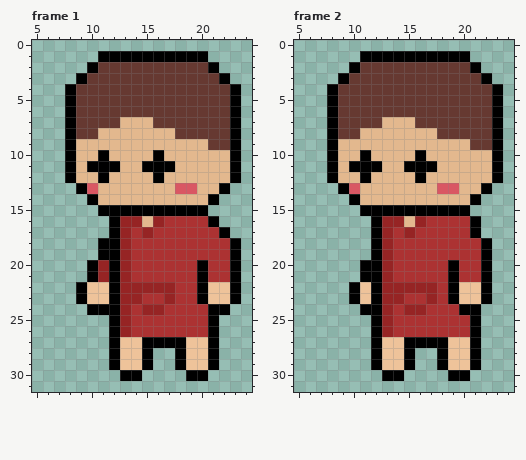
Pixel-art file, stored at Assets/Sprite/Minigames/MiniGame2/NPC/NPCDrunk2/NPCDrunk2Move.aseprite. The picture above was drawn from the file before the commit.
32x32 pixels, 2 frames. Shown: frame 1: x 5..24, y 0..31; frame 2: x 5..24, y 0..31. The commit also changed other frames, which this record leaves out.
After the commit:
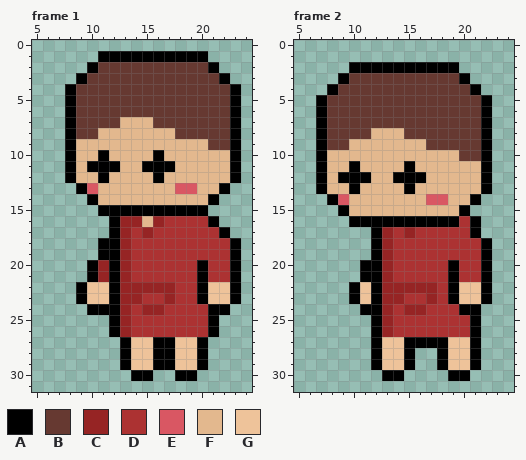
Palette (. is transparent): A #000000  B #663931  C #962424  D #ac3232  E #d95763  F #e3b88e  G #eec39a
From old to new:
--- frame 1
@@ x 10..23 @@
 26 ..ACDDDDDDDA..
-27 ..AGGAAAAGGA..
-28 ..AGGA..AGGA..
-29 ..AGGA..AGGA..
-30 ...AA....AA...
+27 ...AGGAAGGA...
+28 ...AGGAAGGA...
+29 ...AGGAAGGA...
+30 ....AA..AA....
 31 ..............
--- frame 2
@@ x 5..24 @@
  0 ....................
- 1 ......AAAAAAAAAA....
- 2 .....ABBBBBBBBBBA...
- 3 ....ABBBBBBBBBBBBA..
- 4 ...ABBBBBBBBBBBBBBA.
- 5 ...ABBBBBBBBBBBBBBA.
- 6 ...ABBBBBBBBBBBBBBA.
- 7 ...ABBBBFFFBBBBBBBA.
- 8 ...ABBFFFFFFFBBBBBA.
- 9 ...AFFFFFFFFFFFFBBA.
-10 ...AFFAFFFFAFFFFFFA.
-11 ...AFAAAFFAAAFFFFFA.
-12 ...AFFAFFFFAFFFFFFA.
-13 ....AEFFFFFFFEEFFA..
-14 .....AFFFFFFFFFFA...
-15 ......AAAAAAAAAA....
-16 .......ACCFCDDDDA...
+ 1 ....................
+ 2 .....AAAAAAAAAA.....
+ 3 ....ABBBBBBBBBBA....
+ 4 ...ABBBBBBBBBBBBA...
+ 5 ..ABBBBBBBBBBBBBBA..
+ 6 ..ABBBBBBBBBBBBBBA..
+ 7 ..ABBBBBBBBBBBBBBA..
+ 8 ..ABBBBFFFBBBBBBBA..
+ 9 ..ABBFFFFFFFBBBBBA..
+10 ..AFFFFFFFFFFFFBBA..
+11 ..AFFAFFFFAFFFFFFA..
+12 ..AFAAAFFAAAFFFFFA..
+13 ..AFFAFFFFAFFFFFFA..
+14 ...AEFFFFFFFEEFFA...
+15 ....AFFFFFFFFFFA....
+16 .....AAAAAAAAAADA...
 17 .......ACDCDDDDDA...
